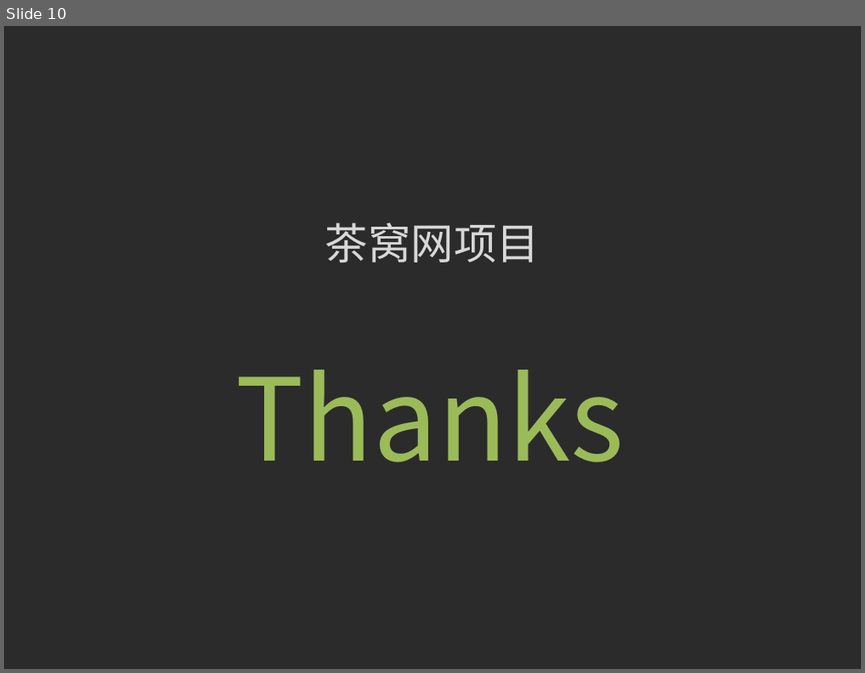
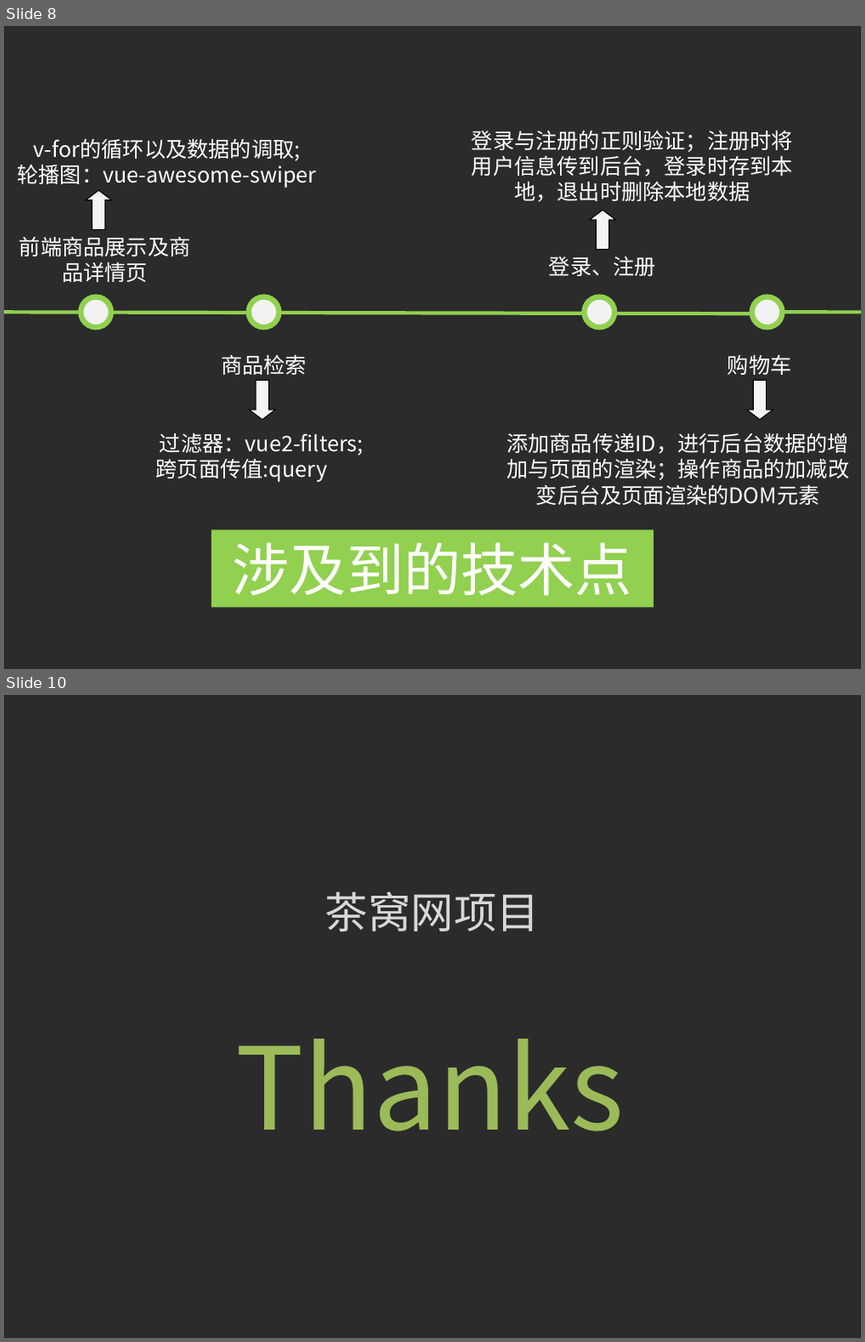
Before and after one commit to kangaijun/chawo.com, a slide deck: 康爱君+茶窝网.ppt. Shown one above the other, each under a label of ours: slide 10 before the commit, slides 8 and 10 after it; the slides between them are not shown. The pictures are 865x673 and 865x1342 pixels, drawn with LibreOffice and Linux fonts; fonts in the diff are those of the drawing; background and template pictures are left out; a plain dark background stands for a picture behind light text. Boxes give left, top, right and bottom in pixels: in the first picture for what was removed or moved away, otherwise in the second. Text is boxed around its words. In the diff, an @@ line names an element or a change of style, - is before the commit and + after.

```diff
--- a/康爱君+茶窝网.ppt
+++ b/康爱君+茶窝网.ppt
@@ slide 8 added at [4,26,861,669], background picture (left out) @@
@@ text added at [18,138,317,188], 18 pt, text #FFFFFF @@
+v-for的循环以及数据的调取;
+轮播图：vue-awesome-swiper
@@ text added at [472,131,793,202], 18 pt, text #FFFFFF @@
+登录与注册的正则验证；注册时将用户信息传到后台，登录时存到本地，退出时删除本地数据
@@ up arrow added at [86,191,111,230], fill #F5F3F6, outline #000000 0.74 pt @@
@@ up arrow added at [589,210,615,250], fill #F5F3F6, outline #000000 0.74 pt @@
@@ text added at [19,237,191,282], 18 pt, text #FFFFFF @@
+前端商品展示及商品详情页
@@ text added at [549,256,656,276], 18 pt, text #FFFFFF @@
+登录、注册
@@ ellipse added at [81,297,111,327], fill #F2F2F2, outline #92D050 4.51 pt @@
@@ ellipse added at [248,297,279,327], fill #F2F2F2, outline #92D050 4.51 pt @@
@@ ellipse added at [584,297,614,327], fill #F2F2F2, outline #92D050 4.51 pt @@
@@ ellipse added at [752,297,782,327], fill #F2F2F2, outline #92D050 4.51 pt @@
@@ line added from (4, 312) to (766, 314), #92D050 3 pt @@
@@ line added from (782, 312) to (861, 312), #92D050 3 pt @@
@@ text added at [221,354,307,374], 18 pt, text #FFFFFF @@
+商品检索
@@ text added at [727,355,792,374], 18 pt, text #FFFFFF @@
+购物车
@@ down arrow added at [249,380,276,420], fill #F5F3F6, outline #000000 0.74 pt @@
@@ down arrow added at [747,380,773,420], fill #F5F3F6, outline #000000 0.74 pt @@
@@ text added at [156,433,364,482], 18 pt, text #FFFFFF @@
+过滤器：vue2-filters;
+跨页面传值:query
@@ text added at [506,432,849,505], 18 pt, text #FFFFFF @@
+添加商品传递ID，进行后台数据的增加与页面的渲染；操作商品的加减改变后台及页面渲染的DOM元素
@@ rectangle added at [211,530,653,607], fill #92D050, 48 pt, text #FFFFFF @@
+涉及到的技术点
```
Also in this commit, not shown: 7 slides changed, 1 other slide added, 2 slides removed, 36 other files.
